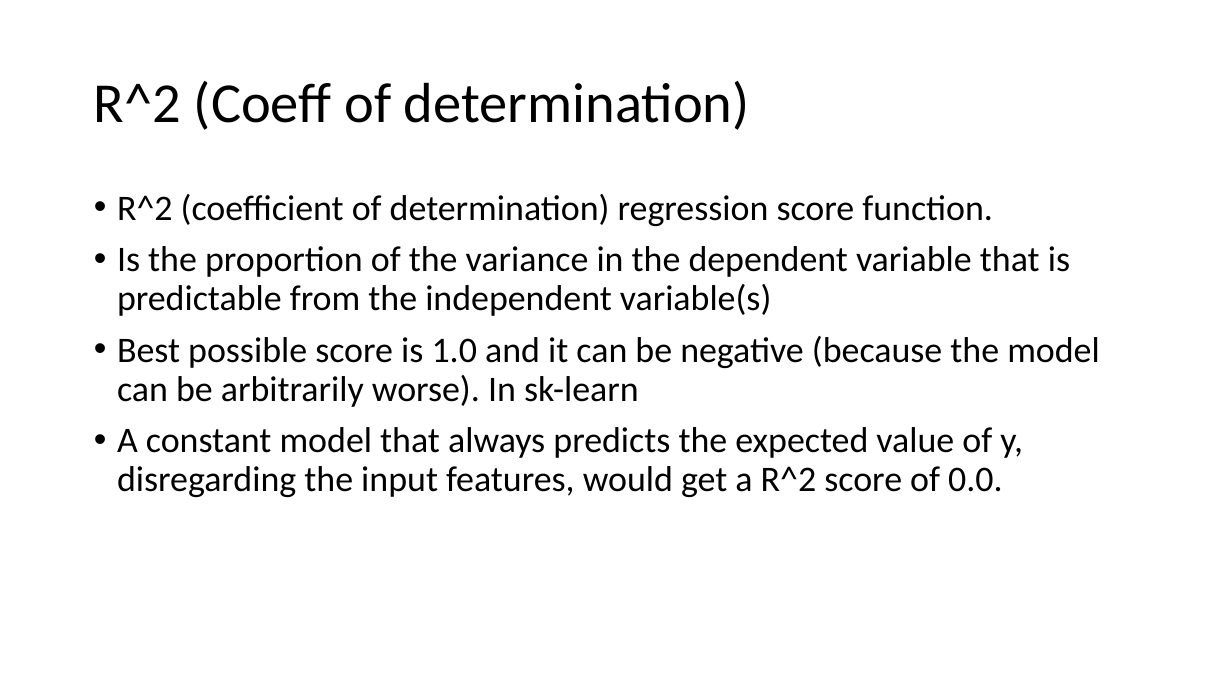
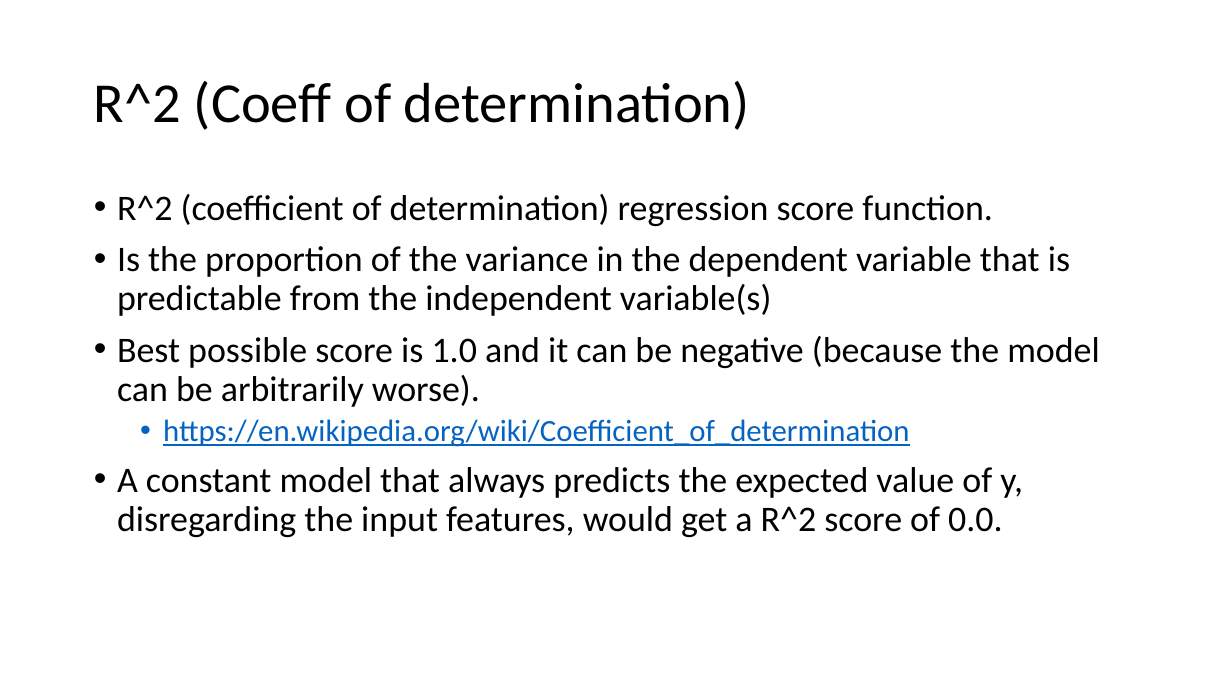
Before and after one commit to FranzGH/IoT_ML, a slide deck: slide 36 of Model selection.pptx (slide 35 before the commit). Drawn at 1232x693 pixels with LibreOffice and Linux fonts; fonts in the diff are those of the drawing. Boxes give left, top, right and bottom in pixels: in the first picture for what was removed or moved away, otherwise in the second. Text is boxed around its words. In the diff, an @@ line names an element or a change of style, - is before the commit and + after.

```diff
--- a/Model selection.pptx
+++ b/Model selection.pptx
@@ text at (117,336,1100,447): text changed @@
-• Best possible score is 1.0 and it can be negative (because the model can be arbitrarily worse). In sk-learn
+• Best possible score is 1.0 and it can be negative (because the model can be arbitrarily worse).
+  • https://en.wikipedia.org/wiki/Coefficient_of_determination
```
Also in this commit, not shown: 11 other slides changed, 12 other files.
